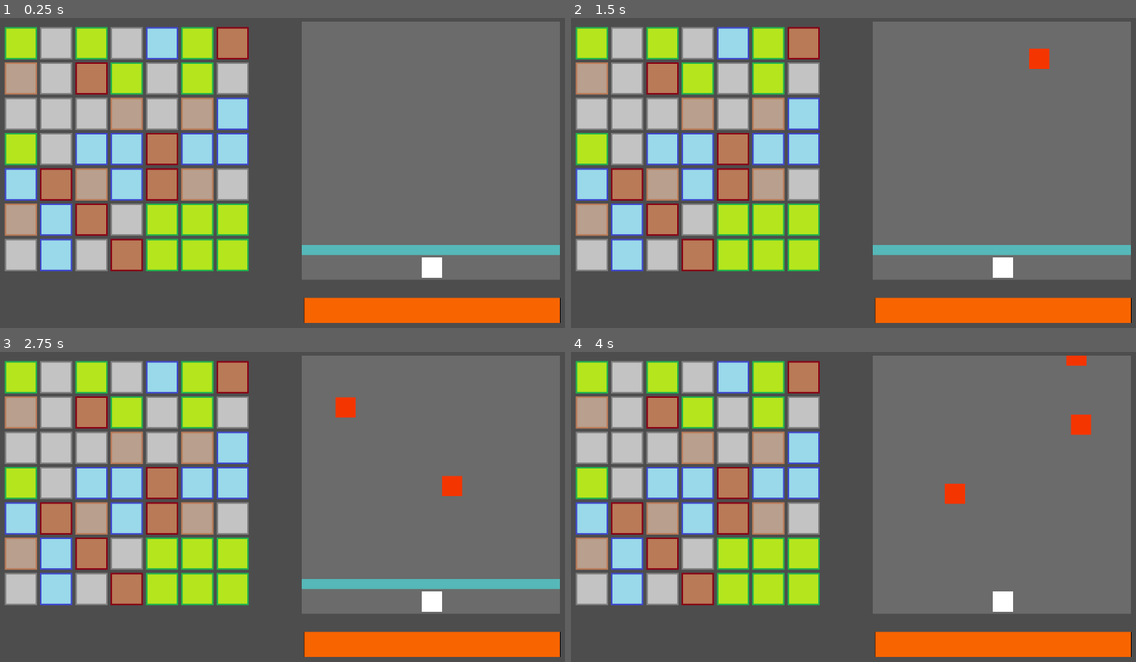
Above: before the commit, frames 1-4 (two rows, left to right).
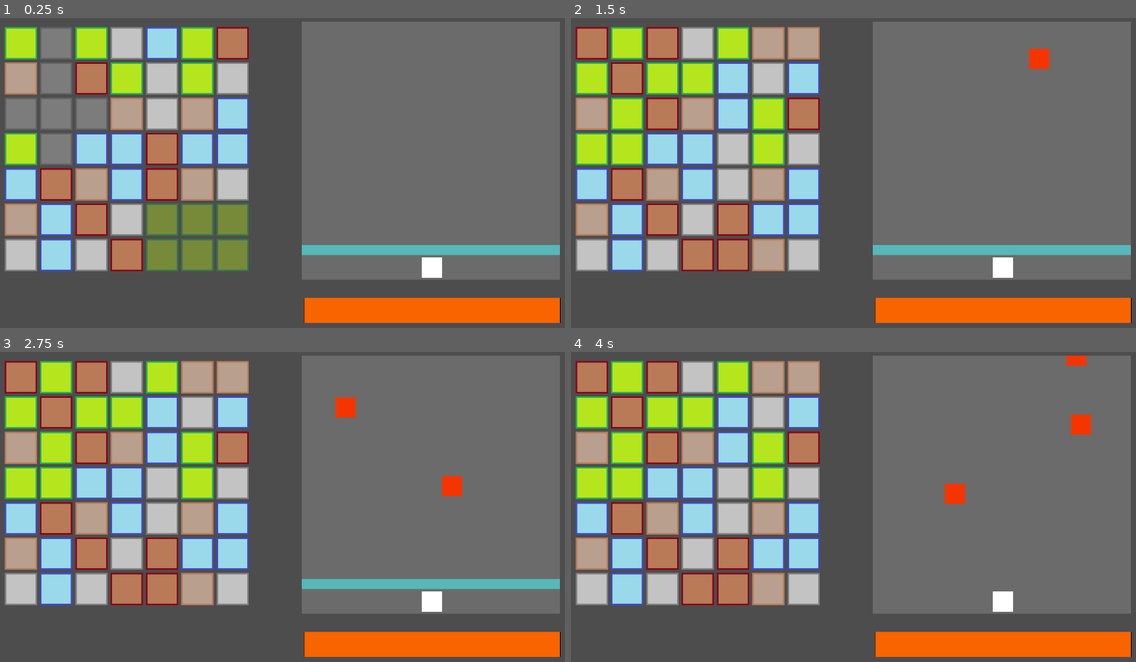
Above: after the commit, the same moments.

Repository: ivo4/hkpn
Game: Godot game, scene res://scenes/main_game/main_game.tscn
The game is run twice, just before and just after one commit, with the same random seed, the same clock (stepped at 60 frames per second) and the same inputs. Before the commit the project has no main scene; this scene is started directly in both runs.
Inputs (mouse positions are in pixels of both pictures, inside the frame that each line leads up to):
- Up to frame 1 (0.25 s): no input
- Up to frame 2 (1.5 s): drag from (593, 42) to (593, 148) at 0.52 s; drag from (593, 80) to (593, 185) at 1.27 s
- Up to frame 3 (2.75 s): move the mouse to (22, 448) at 2.02 s; press the mouse at (22, 448) at 2.03 s
- Up to frame 4 (4 s): release the mouse at (593, 448) at 2.75 s; drag from (593, 482) to (593, 376) at 2.77 s; drag from (593, 519) to (593, 414) at 3.52 s

The runs differ from the first frame. In frame 1, 7.1% of the frame differs, in the area x 0-45%, y 3-82%; in frame 2, 18%, in the area x 0-45%, y 2-82%; in frame 3, 18%; in frame 4, 18%.

Commit message:
Remove matched tiles, fill empty spaces

Diff:
--- a/project.godot
+++ b/project.godot
@@ -11,6 +11,7 @@
 [application]
 
 config/name="HKPN"
+run/main_scene="res://scenes/main_game/main_game.tscn"
 config/features=PackedStringArray("4.3", "Forward Plus")
 config/icon="res://icon.svg"
 
--- a/scenes/enums.gd
+++ b/scenes/enums.gd
@@ -18,3 +18,18 @@
 	var colors = TileColor.values()
 	var index = rng.randi() % colors.size()
 	return colors[index]
+
+func color_to_string(color: TileColor) -> String:
+	match color:
+		TileColor.RED:
+			return "Red"
+		TileColor.GREEN:
+			return "Green"
+		TileColor.BLUE:
+			return "Blue"
+		TileColor.BROWN:
+			return "Brown"
+		TileColor.GRAY:
+			return "Gray"
+
+	return "Unknown"
--- a/scenes/match_three/grid.gd
+++ b/scenes/match_three/grid.gd
@@ -1,6 +1,8 @@
 extends Area2D
 
 @export var tile_scene: PackedScene
+
+signal matched
 
 const rows: int = 7
 const columns: int = 7
@@ -21,19 +23,20 @@
 		tiles[x].resize(rows)
 
 		for y in range(rows):
-			var tile: Tile = tile_scene.instantiate()
-			tile.index = Vector2(x, y)
-			reset_position(tile)
-			tile.connect("drag_started", Callable(self, "_on_tile_drag_started"))
-			tile.connect("movement_ended", Callable(self, "_on_tile_movement_ended"))
-			add_child(tile)
-			tiles[x][y] = tile
-
-	var matches = find_matches()
-
-	# TODO remove
-	for tileMatch in matches:
-		print("Match: " + ", ".join(tileMatch.map(func(tile): return str(tile.index))))
+			add_tile(x, y)
+
+	check_for_matches()
+
+func add_tile(x: int, y: int):
+	var tile: Tile = tile_scene.instantiate()
+	tile.index = Vector2(x, y)
+	reset_position(tile)
+	tile.connect("drag_started", Callable(self, "_on_tile_drag_started"))
+	tile.connect("movement_ended", Callable(self, "_on_tile_movement_ended"))
+	tile.connect("disappeared", Callable(self, "_on_tile_disappeared"))
+	add_child(tile)
+	tiles[x][y] = tile
+	return tile
 
 func _on_tile_drag_started(tile: Tile):
 	if !animation_count:
@@ -42,6 +45,16 @@
 
 func _on_tile_movement_ended(_tile: Tile):
 	animation_count -= 1
+
+	if !animation_count:
+		check_for_matches()
+
+func _on_tile_disappeared(tile: Tile):
+	animation_count -= 1
+	tiles[tile.index.x][tile.index.y] = null
+
+	if !animation_count:
+		fill_empty_spaces()
 
 func _input(event):
 	if dragged_tile:
@@ -90,20 +103,21 @@
 	else:
 		return null
 
+func start_movement(tile: Tile):
+	tile.moving_to = get_default_pos(tile.index)
+	tile.is_moving = true
+	animation_count += 1
+
 func on_drag_end(mouse_pos: Vector2):
 	var diff = get_drag_diff(mouse_pos)
 
 	if (get_drag_neighbour(diff) && diff.length() > tile_size_with_gap * 0.5):
 		swap_tiles()
 
-	dragged_tile.moving_to = get_default_pos(dragged_tile.index)
-	dragged_tile.is_moving = true
-	animation_count += 1
+	start_movement(dragged_tile)
 
 	if neighbour_tile:
-		neighbour_tile.moving_to = get_default_pos(neighbour_tile.index)
-		neighbour_tile.is_moving = true
-		animation_count += 1
+		start_movement(neighbour_tile)
 
 	dragged_tile.on_drag_end()
 	dragged_tile = null
@@ -126,6 +140,21 @@
 
 func is_valid_index(index: Vector2) -> bool:
 	return index.x >= 0 and index.x < columns and index.y >= 0 and index.y < rows
+
+func check_for_matches():
+	var matches = find_matches()
+
+	for tileMatch in matches:
+		var count = tileMatch.size()
+		var color = tileMatch[0].color
+		emit_signal("matched", count, color)
+
+		# TODO remove
+		print("Matched ", count, " ", Enums.color_to_string(color))
+
+		for tile in tileMatch:
+			tile.is_disappearing = true
+			animation_count += 1
 
 func find_matches():
 	var matches = []
@@ -207,3 +236,22 @@
 	for tile in newMatch:
 		if !existingMatch.has(tile):
 			existingMatch.append(tile)
+
+func fill_empty_spaces():
+	for x in range(columns):
+		var shift = 0
+
+		for y in range(rows - 1, -1, -1):
+			if !tiles[x][y]:
+				shift += 1
+			elif shift:
+				var tile = tiles[x][y]
+				tile.index.y += shift
+				tiles[x][tile.index.y] = tiles[x][y]
+				tiles[x][y] = null
+				start_movement(tile)
+
+		for y in range(shift):
+			var tile = add_tile(x, y)
+			tile.position += Vector2(0, -shift * tile_size_with_gap)
+			start_movement(tile)
--- a/scenes/match_three/tile.gd
+++ b/scenes/match_three/tile.gd
@@ -4,6 +4,7 @@
 
 signal drag_started
 signal movement_ended
+signal disappeared
 
 var index: Vector2
 var color: Enums.TileColor = Enums.get_random_tile_color()
@@ -13,7 +14,10 @@
 
 var is_moving = false
 var moving_to: Vector2
-const move_speed = 400
+const move_speed = 600
+
+var is_disappearing = false
+const disappear_speed = 2.4
 
 func _ready():
 	connect("input_event", Callable(self, "_on_input_event"))
@@ -41,3 +45,10 @@
 			is_moving = false
 			emit_signal("movement_ended", self)
 			z_index = 0
+
+	if is_disappearing:
+		modulate.a -= disappear_speed * delta
+
+		if modulate.a <= 0:
+			emit_signal("disappeared", self)
+			queue_free()
